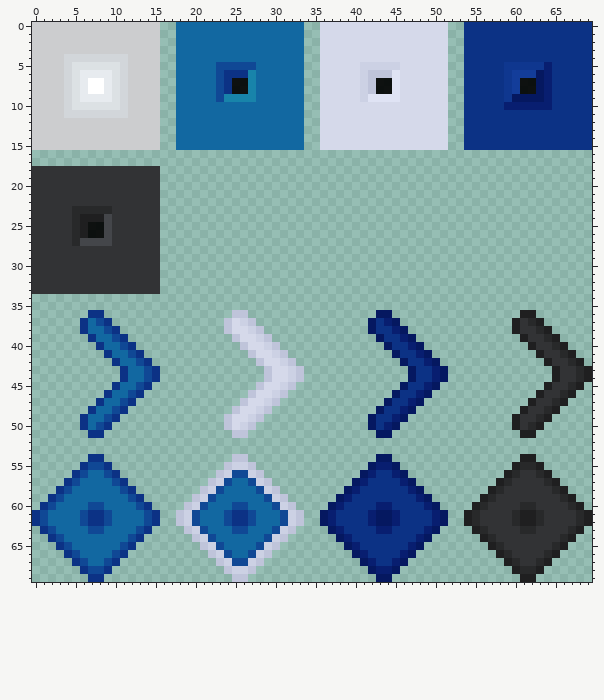
Sprite sheet: Assets/Textures/Sprites/UI/Buttons.png. The picture above was drawn from the file before the commit.
The file is 70x70 pixels. Colours within 5 levels of each other are drawn and written as one.
New version:
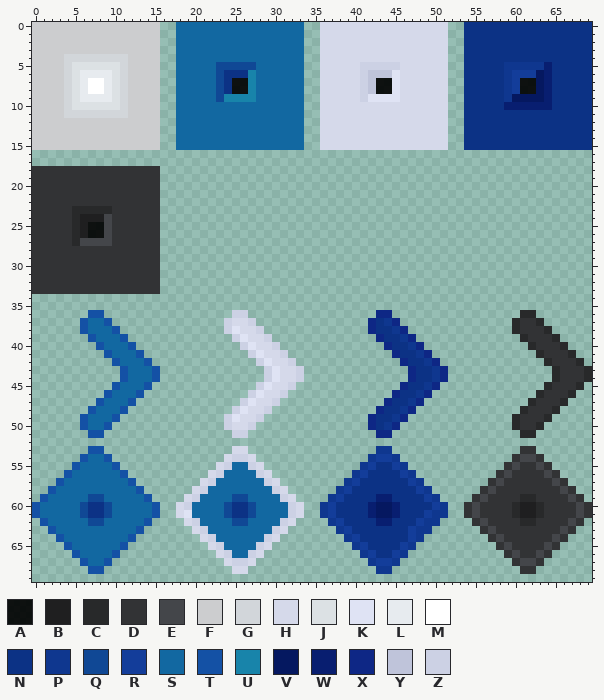
Palette (. is transparent): A #000000e8  B #1f1f20  C #28292a  D #323335  E #44464a  F #cccdcf  G #d2d6da  H #d5d9ea  J #dce1e4  K #dfe3f4  L #e7ebef  M #ffffff  N #0c3285  P #0f378f  Q #104895  R #133d9a  S #1268a1  T #1451a5  U #1884aa  V #051860  W #081e70  X #0e2785  Y #bfc4da  Z #ccd1e4
Difference:
y 36: x 7..8 NN -> TT; x 25..26 YY -> ZZ; x 43..44 VV -> XX; x 61..62 BB -> CC
y 37: x 6 N -> T; x 8..9 QN -> ST; x 24 Y -> Z; x 26..27 ZY -> HZ; x 42 V -> X; x 44..45 WV -> PX; x 60 B -> C; x 62..63 CB -> DC
y 38: x 6 N -> T; x 9..10 QN -> ST; x 24..25 YH -> ZK; x 27..28 ZY -> HZ; x 42 V -> X; x 45..46 WV -> PX; x 60 B -> C; x 63..64 CB -> DC
y 39: x 7 N -> T; x 10..11 QN -> ST; x 25..26 YH -> ZK; x 28..29 ZY -> HZ; x 43 V -> X; x 46..47 WV -> PX; x 61 B -> C; x 64..65 CB -> DC
y 40: x 8 N -> T; x 11..12 QN -> ST; x 26..27 YH -> ZK; x 29..30 ZY -> HZ; x 44 V -> X; x 47..48 WV -> PX; x 62 B -> C; x 65..66 CB -> DC
y 41: x 9 N -> T; x 12..13 QN -> ST; x 27..28 YH -> ZK; x 30..31 ZY -> HZ; x 45 V -> X; x 48..49 WV -> PX; x 63 B -> C; x 66..67 CB -> DC
y 42: x 10 N -> T; x 13..14 QN -> ST; x 28..29 YH -> ZK; x 31..32 ZY -> HZ; x 46 V -> X; x 49..50 WV -> PX; x 64 B -> C; x 67..68 CB -> DC
y 43..44: x 11 N -> T; x 14..15 QN -> ST; x 29..30 YH -> ZK; x 32..33 ZY -> HZ; x 47 V -> X; x 50..51 WV -> PX; x 65 B -> C; x 68..69 CB -> DC
y 45: x 10 N -> T; x 13..14 QN -> ST; x 28..29 YH -> ZK; x 31..32 ZY -> HZ; x 46 V -> X; x 49..50 WV -> PX; x 64 B -> C; x 67..68 CB -> DC
y 46: x 9 N -> T; x 12..13 QN -> ST; x 27..28 YH -> ZK; x 30..31 ZY -> HZ; x 45 V -> X; x 48..49 WV -> PX; x 63 B -> C; x 66..67 CB -> DC
y 47: x 8 N -> T; x 11..12 QN -> ST; x 26..27 YH -> ZK; x 29..30 ZY -> HZ; x 44 V -> X; x 47..48 WV -> PX; x 62 B -> C; x 65..66 CB -> DC
y 48: x 7 N -> T; x 10..11 QN -> ST; x 25..26 YH -> ZK; x 28..29 ZY -> HZ; x 43 V -> X; x 46..47 WV -> PX; x 61 B -> C; x 64..65 CB -> DC
y 49: x 6 N -> T; x 9..10 QN -> ST; x 24..25 YH -> ZK; x 27..28 ZY -> HZ; x 42 V -> X; x 45..46 WV -> PX; x 60 B -> C; x 63..64 CB -> DC
y 50: x 6 N -> T; x 8..9 QN -> ST; x 24 Y -> Z; x 26..27 ZY -> HZ; x 42 V -> X; x 44..45 WV -> PX; x 60 B -> C; x 62..63 CB -> DC
y 51: x 7..8 NN -> TT; x 25..26 YY -> ZZ; x 43..44 VV -> XX; x 61..62 BB -> CC
y 53: x 7..8 .. -> TT; x 25..26 .. -> HH; x 43..44 .. -> PP; x 61..62 .. -> DD
y 54: x 6..9 .NN. -> TSST; x 24..27 .YY. -> HZZH; x 42..45 .VV. -> PRRP; x 60..63 .BB. -> DEED
y 55: x 5..10 .NQQN. -> TSSSST; x 23..28 .YZZY. -> HZSSZH; x 41..46 .VWWV. -> PRNNRP; x 59..64 .BCCB. -> DEDDED
y 56: x 4..6 .NQ -> TSS; x 9..11 QN. -> SST; x 22..29 .YZQQZY. -> HZSSSSZH; x 40..42 .VW -> PRN; x 45..47 WV. -> NRP; x 58..60 .BC -> DED; x 63..65 CB. -> DED
y 57: x 3..5 .NQ -> TSS; x 10..12 QN. -> SST; x 21..24 .YZQ -> HZSS; x 27..30 QZY. -> SSZH; x 39..41 .VW -> PRN; x 46..48 WV. -> NRP; x 57..59 .BC -> DED; x 64..66 CB. -> DED
y 58: x 2..4 .NQ -> TSS; x 11..13 QN. -> SST; x 20..23 .YZQ -> HZSS; x 28..31 QZY. -> SSZH; x 38..40 .VW -> PRN; x 47..49 WV. -> NRP; x 56..58 .BC -> DED; x 65..67 CB. -> DED
y 59: x 1..3 .NQ -> TSS; x 7..8 SS -> QQ; x 12..14 QN. -> SST; x 19..22 .YZQ -> HZSS; x 25..26 SS -> QQ; x 29..32 QZY. -> SSZH; x 37..39 .VW -> PRN; x 43..44 NN -> WW; x 48..50 WV. -> NRP; x 55..57 .BC -> DED; x 61..62 DD -> CC; x 66..68 CB. -> DED
y 60: x 0..2 .NQ -> TSS; x 6..9 SQQS -> QNNQ; x 13..15 QN. -> SST; x 18..21 .YZQ -> HZSS; x 24..27 SQQS -> QNNQ; x 30..33 QZY. -> SSZH; x 36..38 .VW -> PRN; x 42..45 NWWN -> WVVW; x 49..51 WV. -> NRP; x 54..56 .BC -> DED; x 60..63 DCCD -> CBBC; x 67..69 CB. -> DED
y 61: x 0..1 NQ -> TS; x 14..15 QN -> ST; x 18..20 YZQ -> HKS; x 31 Q -> S; x 33 Y -> H; x 36..37 VW -> PR; x 49..51 NWV -> RPP; x 54..55 BC -> DE; x 68..69 CB -> ED
y 62: x 0..1 NQ -> .T; x 6..9 QNNQ -> SQQS; x 14..15 QN -> T.; x 18..20 YZQ -> .HZ; x 24..27 QNNQ -> SQQS; x 31..33 QZY -> ZH.; x 36..38 VWN -> .PR; x 42..45 WVVW -> NWWN; x 48..51 NNWV -> RPP.; x 54..56 BCD -> .DE; x 60..63 CBBC -> DCCD; x 67..69 DCB -> ED.
y 63: x 1..2 NQ -> .T; x 7..8 QQ -> SS; x 13..14 QN -> T.; x 19..21 YZQ -> .HZ; x 25..26 QQ -> SS; x 30..32 QZY -> ZH.; x 37..39 VWN -> .PR; x 43..44 WW -> NN; x 47..50 NNWV -> RPP.; x 55..57 BCD -> .DE; x 61..62 CC -> DD; x 66..68 DCB -> ED.
y 64: x 2..3 NQ -> .T; x 12..13 QN -> T.; x 20..22 YZQ -> .HZ; x 29..31 QZY -> ZH.; x 38..40 VWN -> .PR; x 47..49 NWV -> RP.; x 56..58 BCD -> .DE; x 65..67 DCB -> ED.
y 65: x 3..4 NQ -> .T; x 11..12 QN -> T.; x 21..23 YZQ -> .HZ; x 28..30 QZY -> ZH.; x 39..41 VWN -> .PR; x 46..48 NWV -> RP.; x 57..59 BCD -> .DE; x 64..66 DCB -> ED.
y 66: x 4..5 NQ -> .T; x 10..11 QN -> T.; x 22..24 YZQ -> .HZ; x 27..29 QZY -> ZH.; x 40..42 VWN -> .PR; x 45..47 NWV -> RP.; x 58..60 BCD -> .DE; x 63..65 DCB -> ED.
y 67: x 5..6 NQ -> .T; x 9..10 QN -> T.; x 23..28 YZQQZY -> .HZZH.; x 41..46 VWNNWV -> .PRRP.; x 59..64 BCDDCB -> .DEED.
y 68: x 6..9 NQQN -> .TT.; x 24..27 YZZY -> .HH.; x 42..45 VWWV -> .PP.; x 60..63 BCCB -> .DD.
y 69: x 7..8 NN -> ..; x 25..26 YY -> ..; x 43..44 VV -> ..; x 61..62 BB -> ..
